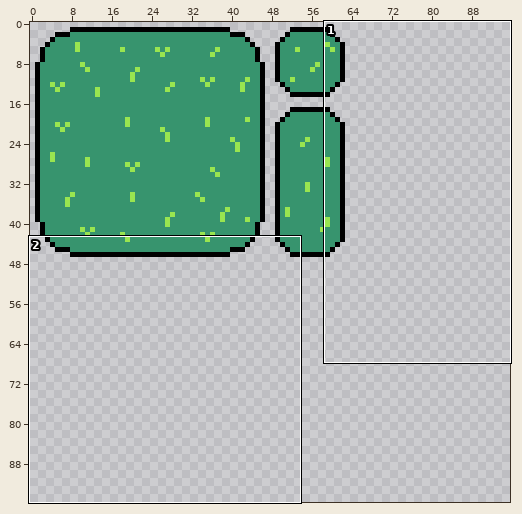
Sprite sheet: Resources/Graphics/Tilemaps/Grass.png. Above: a wide view before the commit, with the close-up outlined.
Close-up. First the earlier version:
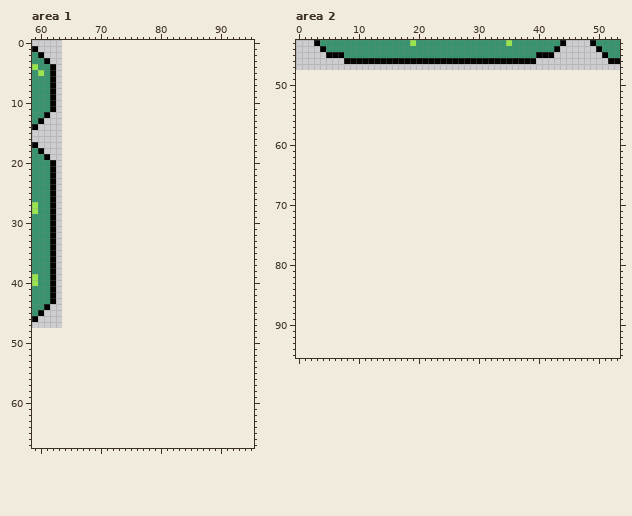
The file is 64x48 pixels. Shown: area 1: x 59..95, y 0..67; area 2: x 0..53, y 43..95. The old version is drawn lined up with the new one, on the new canvas.
The same view after the edit:
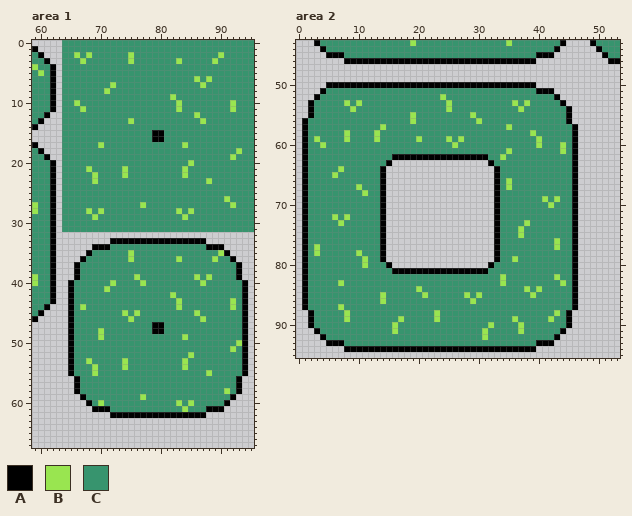
Palette (. is transparent): A #000000  B #99e550  C #37946e
Change:
canvas 64x48 -> 96x96
Changed rows in their new state; - is an unchanged pixel.
Area 1:
first column x 64:
 0 CCCCCCCCCCCCCCCCCCCCCCCCCCCCCCCC
 1 CCCCCCCCCCCCCCCCCCCCCCCCCCCCCCCC
 2 CCBCBCCCCCCBCCCCCCCCCCCCCCBCCCCC
 3 CCCBCCCCCCCBCCCCCCCBCCCCCBCCCCCC
 4 CCCCCCCCCCCCCCCCCCCCCCCCCCCCCCCC
 5 CCCCCCCCCCCCCCCCCCCCCCCCCCCCCCCC
 6 CCCCCCCCCCCCCCCCCCCCCCBCBCCCCCCC
 7 CCCCCCCCBCCCCCCCCCCCCCCBCCCCCCCC
 8 CCCCCCCBCCCCCCCCCCCCCCCCCCCCCCCC
 9 CCCCCCCCCCCCCCCCCCBCCCCCCCCCCCCC
10 CCBCCCCCCCCCCCCCCCCBCCCCCCCCBCCC
11 CCCBCCCCCCCCCCCCCCCBCCCCCCCCBCCC
12 CCCCCCCCCCCCCCCCCCCCCCBCCCCCCCCC
13 CCCCCCCCCCCBCCCCCCCCCCCBCCCCCCCC
14 CCCCCCCCCCCCCCCCCCCCCCCCCCCCCCCC
15 CCCCCCCCCCCCCCCAACCCCCCCCCCCCCCC
16 CCCCCCCCCCCCCCCAACCCCCCCCCCCCCCC
17 CCCCCCBCCCCCCCCCCCCCBCCCCCCCCCCC
18 CCCCCCCCCCCCCCCCCCCCCCCCCCCCCBCC
19 CCCCCCCCCCCCCCCCCCCCCCCCCCCCBCCC
20 CCCCCCCCCCCCCCCCCCCCCBCCCCCCCCCC
21 CCCCBCCCCCBCCCCCCCCCBCCCCCCCCCCC
22 CCCCCBCCCCBCCCCCCCCCBCCCCCCCCCCC
23 CCCCCBCCCCCCCCCCCCCCCCCCBCCCCCCC
24 CCCCCCCCCCCCCCCCCCCCCCCCCCCCCCCC
25 CCCCCCCCCCCCCCCCCCCCCCCCCCCCCCCC
26 CCCCCCCCCCCCCCCCCCCCCCCCCCCBCCCC
27 CCCCCCCCCCCCCBCCCCCCCCCCCCCCBCCC
28 CCCCBCBCCCCCCCCCCCCBCBCCCCCCCCCC
29 CCCCCBCCCCCCCCCCCCCCBCCCCCCCCCCC
30 CCCCCCCCCCCCCCCCCCCCCCCCCCCCCCCC
31 CCCCCCCCCCCCCCCCCCCCCCCCCCCCCCCC
33 --------AAAAAAAAAAAAAAAA--------
34 -----AAACCCCCCCCCCCCCCCCAAA-----
35 ----ACCCCCCBCCCCCCCCCCCCCCBA----
36 ---ACCCCCCCBCCCCCCCBCCCCCBCCA---
37 --ACCCCCCCCCCCCCCCCCCCCCCCCCCA--
38 --ACCCCCCCCCCCCCCCCCCCCCCCCCCA--
39 --ACCCCCCCCCBCCCCCCCCCBCBCCCCA--
40 -ACCCCCCBCCCCBCCCCCCCCCBCCCCCCA-
41 -ACCCCCBCCCCCCCCCCCCCCCCCCCCCCA-
42 -ACCCCCCCCCCCCCCCCBCCCCCCCCCCCA-
43 -ACCCCCCCCCCCCCCCCCBCCCCCCCCBCA-
44 -ACBCCCCCCCCCCCCCCCBCCCCCCCCBCA-
45 -ACCCCCCCCBCBCCCCCCCCCBCCCCCCCA-
46 -ACCCCCCCCCBCCCCCCCCCCCBCCCCCCA-
47 -ACCCCCCCCCCCCCAACCCCCCCCCCCCCA-
48 -ACCCCBCCCCCCCCAACCCCCCCCCCCCCA-
49 -ACCCCBCCCCCCCCCCCCCBCCCCCCCCCA-
50 -ACCCCCCCCCCCCCCCCCCCCCCCCCCCBA-
51 -ACCCCCCCCCCCCCCCCCCCCCCCCCCBCA-
52 -ACCCCCCCCCCCCCCCCCCCBCCCCCCCCA-
53 -ACCBCCCCCBCCCCCCCCCBCCCCCCCCCA-
54 -ACCCBCCCCBCCCCCCCCCBCCCCCCCCCA-
55 -ACCCBCCCCCCCCCCCCCCCCCCBCCCCCA-
56 --ACCCCCCCCCCCCCCCCCCCCCCCCCCA--
57 --ACCCCCCCCCCCCCCCCCCCCCCCCCCA--
58 --ACCCCCCCCCCCCCCCCCCCCCCCCBCA--
59 ---ACCCCCCCCCBCCCCCCCCCCCCCCA---
60 ----ACBCCCCCCCCCCCCBCBCCCCCA----
61 -----AAACCCCCCCCCCCCBCCCAAA-----
62 --------AAAAAAAAAAAAAAAA--------
Area 2:
first column x 1:
50 ----AAAAAAAAAAAAAAAAAAAAAAAAAAAAAAAAAAA-------
51 ---ACCCCCCCCCCCCCCCCCCCCCCCCCCCCCCCCCCCAAA----
52 --ACCCCCCCCCCCCCCCCCCCCBCCCCCCCCCCCCCCCCCCA---
53 -ACCCCCBCBCCCCCCCCCCCCCCBCCCCCCCCCCBCBCCCCCA--
54 -ACCCCCCBCCCCCCCCCCCCCCCBCCCCCCCCCCCBCCCCCCCA-
55 -ACCCCCCCCCCCCCCCCBCCCCCCCCCBCCCCCCCCCCCCCCCA-
56 ACCCCCCCCCCCCCCCCCBCCCCCCCCCCBCCCCCCCCCCCCCCA-
57 ACCCCCCCCCCCCBCCCCCCCCCCCCCCCCCCCCBCCCCCCCCCCA
58 ACCCCCCBCCCCBCCCCCCCCCCCCCCCCCCCCCCCCCBCCCCCCA
59 ACBCCCCBCCCCBCCCCCCBCCCCBCBCCCCCCCCCCCCBCCCCCA
60 ACCBCCCCCCCCCCCCCCCCCCCCCBCCCCCCCCCCCCCBCCCBCA
61 ACCCCCCCCCCCCCCCCCCCCCCCCCCCCCCCCCBCCCCCCCCBCA
62 ACCCCCCCCCCCCCCAAAAAAAAAAAAAAAACCBCCCCCCCCCCCA
63 ACCCCCCCCCCCCCA----------------ACCCCCCCCCCCCCA
64 ACCCCCBCCCCCCA------------------ACCCCCCCCCCCCA
65 ACCCCBCCCCCCCA------------------ACCCCCCCCCCCCA
66 ACCCCCCCCCCCCA------------------ACBCCCCCCCCCCA
67 ACCCCCCCCBCCCA------------------ACBCCCCCCCCCCA
68 ACCCCCCCCCBCCA------------------ACCCCCCCCCCCCA
69 ACCCCCCCCCCCCA------------------ACCCCCCCBCBCCA
70 ACCCCCCCCCCCCA------------------ACCCCCCCCBCCCA
71 ACCCCCCCCCCCCA------------------ACCCCCCCCCCCCA
72 ACCCCBCBCCCCCA------------------ACCCCCCCCCCCCA
73 ACCCCCBCCCCCCA------------------ACCCCBCCCCCCCA
74 ACCCCCCCCCCCCA------------------ACCCBCCCCCCCCA
75 ACCCCCCCCCCCCA------------------ACCCBCCCCCCCCA
76 ACCCCCCCCCCCCA------------------ACCCCCCCCCBCCA
77 ACBCCCCCCCCCCA------------------ACCCCCCCCCBCCA
78 ACBCCCCCCBCCCA------------------ACCCCCCCCCCCCA
79 ACCCCCCCCCBCCA------------------ACCBCCCCCCCCCA
80 ACCCCCCCCCBCCCA----------------ACCCCCCCCCCCCCA
81 ACCCCCCCCCCCCCCAAAAAAAAAAAAAAAACCCCCCCCCCCCCCA
82 ACCCCCCCCCCCCCCCCCCCCCCCCCCCCCCCCBCCCCCCCCBCCA
83 ACCCCCBCCCCCCCCCCCCCCCCCCCCCCCCCCBCCCCCCCCCBCA
84 ACCCCCCCCCCCCCCCCCCBCCCCCCCCCCCCCCCCCBCBCCCCCA
85 ACCCCCCCCCCCCBCCCCCCBCCCCCCBCBCCCCCCCCBCCCCCCA
86 ACCCCCCCCCCCCBCCCCCCCCCCCCCCBCCCCCCCCCCCCCCCCA
87 ACCCCCBCCCCCCCCCCCCCCCCCCCCCCCCCCCCCCCCCCCCCCA
88 -ACCCCCBCCCCCCCCCCCCCCBCCCCCCCCCCCCCCCCCCCBCA-
89 -ACCCCCBCCCCCCCCBCCCCCBCCCCCCCCCCCCBCCCCCBCCA-
90 -ACCCCCCCCCCCCCBCCCCCCCCCCCCCCCBCCCCBCCCCCCCA-
91 --ACCCCCCCCCCCCBCCCCCCCCCCCCCCBCCCCCBCCCCCCA--
92 ---ACCCCCCCCCCCCCCCCCCCCCCCCCCBCCCCCCCCCCCA---
93 ----AAACCCCCCCCCCCCCCCCCCCCCCCCCCCCCCCCAAA----
94 -------AAAAAAAAAAAAAAAAAAAAAAAAAAAAAAAA-------
